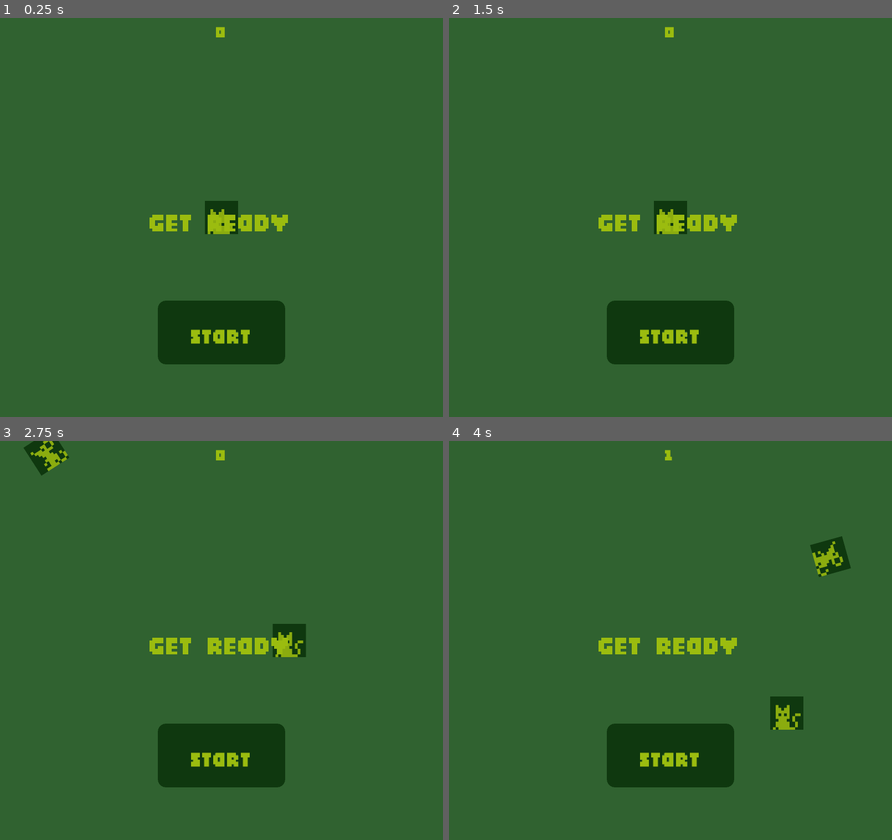
Above: before the commit, frames 1-4 (two rows, left to right).
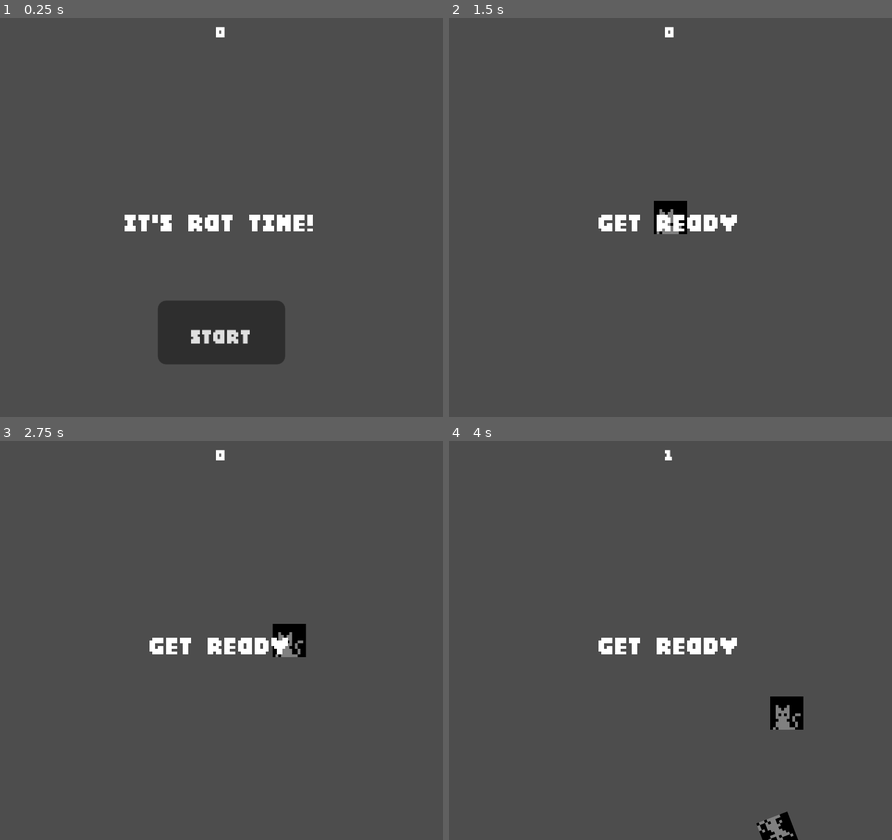
Above: after the commit, the same moments.

Repository: darwinscoat/gameboy-godot-template
Game: Godot game, scene res://main.tscn
Same seed, same stepped clock (60 frames per second), same inputs: the game is played once before the commit and once after it.
Inputs (mouse positions are in pixels of both pictures, inside the frame that each line leads up to):
- Up to frame 1 (0.25 s): no input
- Up to frame 2 (1.5 s): click "Start" at 0.5 s; click (670, 333) at 1.25 s, where only the run before the commit has a clickable "Start"
- Up to frame 3 (2.75 s): tap Enter at 2 s; hold Right (move_right) from 2.03 s (still down)
- Up to frame 4 (4 s): release Right (move_right) at 2.78 s; hold Down (move_down) 2.78-3.53 s; hold Right (move_right) from 3.53 s (still down)

The runs differ from the first frame. In frame 1, 100% of the frame differs, in the area x 0-100%, y 0-100%; in frame 2, 100%; in frame 3, 100%; in frame 4, 100%.
Error before the commit: Invalid call to function 'show' in base 'Label'. Expected 0 argument(s). (res://hud.gd:8)

Commit message:
fixed
issues fix, is a basic dodge the rats game

Diff:
--- a/hud.gd
+++ b/hud.gd
@@ -5,7 +5,7 @@
 
 func show_message(text):
 	$Message.text = text
-	$Message.show("Get Ready!")
+	$Message.show()
 	$MessageTimer.start()
 
 func show_game_over():
--- a/hud.tscn
+++ b/hud.tscn
@@ -45,6 +45,7 @@
 grow_vertical = 0
 theme_override_fonts/font = ExtResource("1_37p78")
 theme_override_font_sizes/font_size = 13
+action_mode = 0
 text = "Start"
 autowrap_mode = 2
 autowrap_trim_flags = 192
--- a/main.gd
+++ b/main.gd
@@ -5,7 +5,7 @@
 
 # Called when the node enters the scene tree for the first time.
 func _ready():
-	new_game()
+	pass
 
 
 # Called every frame. 'delta' is the elapsed time since the previous frame.
--- a/main.tscn
+++ b/main.tscn
@@ -40,6 +40,7 @@
 
 [node name="Canvas Layer" type="CanvasLayer" parent="." unique_id=1436669654]
 layer = 100
+visible = false
 
 [node name="Gameboy Shader" parent="Canvas Layer" unique_id=145348038 instance=ExtResource("4_1bvp3")]
 anchor_left = 0.0
